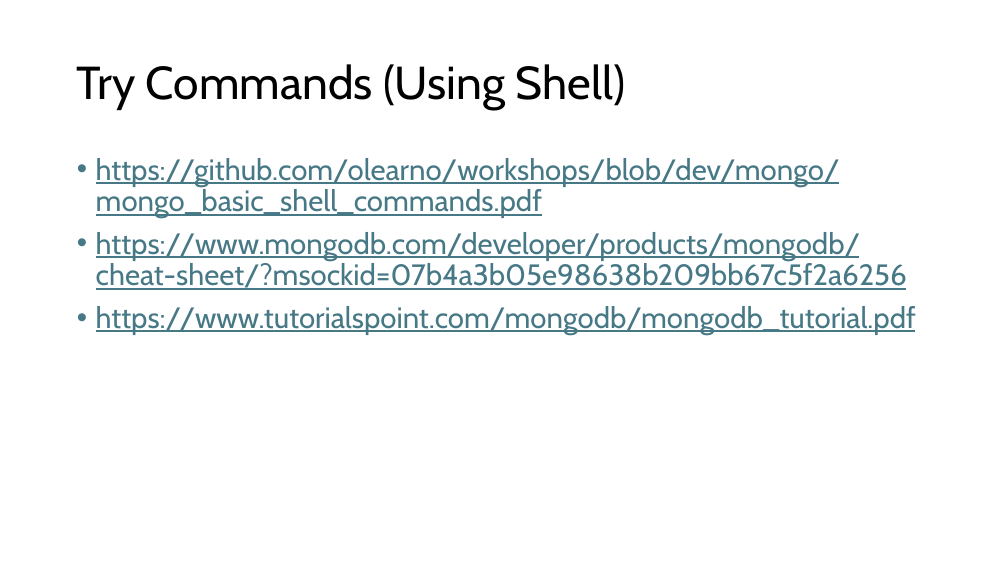
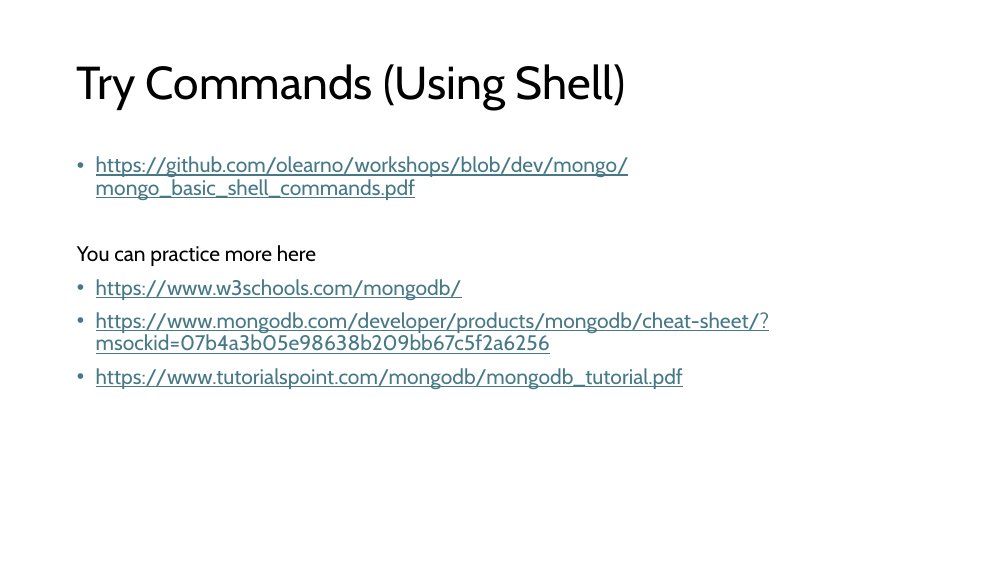
Before and after one commit to olearno/workshops, a slide deck: slide 8 of mongo/mongo_demo.pptx (slide 9 before the commit). Drawn at 1008x567 pixels with LibreOffice and Linux fonts; fonts in the diff are those of the drawing. Boxes give left, top, right and bottom in pixels: in the first picture for what was removed or moved away, otherwise in the second. Text is boxed around its words. In the diff, an @@ line names an element or a change of style, - is before the commit and + after.

```diff
--- a/mongo/mongo_demo.pptx
+++ b/mongo/mongo_demo.pptx
@@ text at [96,156,769,389]: size 28 to 20 pt in "https://github.com/olearno/workshops/blob/dev/mongo/mongo_ba ...", "https://www.mongodb.com/developer/products/mongodb/cheat-she ...", "https://www.tutorialspoint.com/mongodb/mongodb_tutorial.pdf" @@
@@ text at [77,245,462,300]: paragraphs added @@
+You can practice more here
+• https://www.w3schools.com/mongodb/
```
Also in this commit, not shown: 2 other slides changed, 1 slide added, 1 slide removed, 1 other file.
